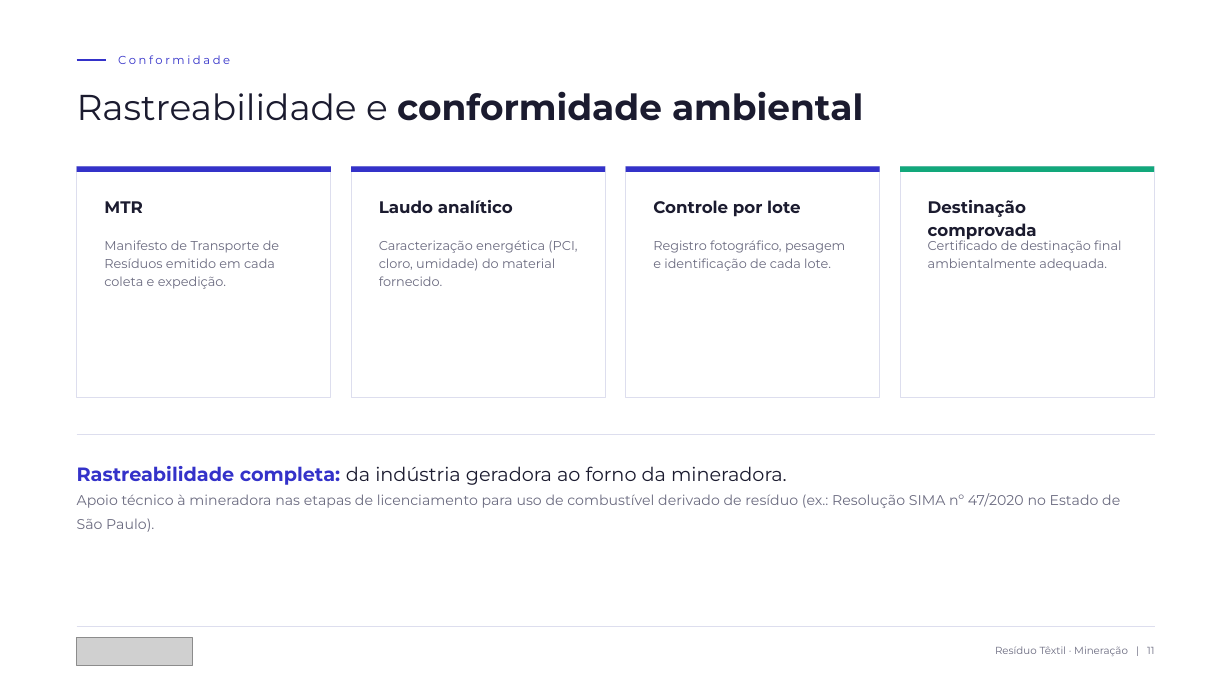
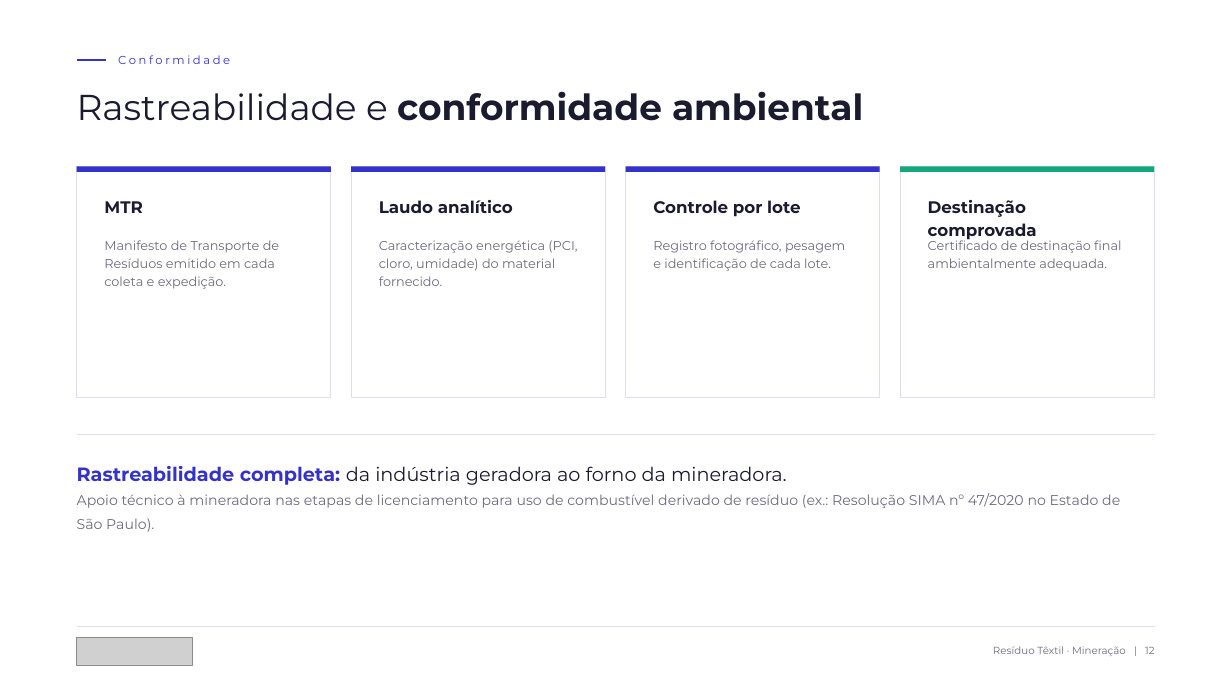
Before and after one commit to rogerio27238899/K, a slide deck: slide 12 of apresentacao-mineradora/Nunes_Lucato_Residuo_Textil_Mineradora.pptx (slide 11 before the commit). Drawn at 1232x693 pixels with LibreOffice and Linux fonts; fonts in the diff are those of the drawing; grey boxes stand for pictures. Boxes give left, top, right and bottom in pixels: in the first picture for what was removed or moved away, otherwise in the second. Text is boxed around its words. In the diff, an @@ line names an element or a change of style, - is before the commit and + after.

```diff
--- a/apresentacao-mineradora/Nunes_Lucato_Residuo_Textil_Mineradora.pptx
+++ b/apresentacao-mineradora/Nunes_Lucato_Residuo_Textil_Mineradora.pptx
@@ text at (993,646,1155,656): text changed @@
-Resíduo Têxtil · Mineração | 11
+Resíduo Têxtil · Mineração | 12
```
Also in this commit, not shown: 4 other slides changed, 1 slide added, 4 other files.
